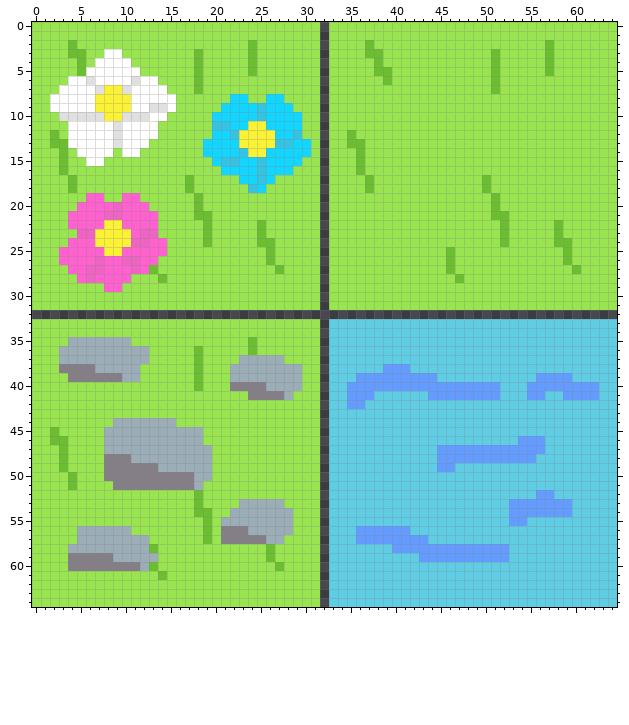
Pixel-art file -- Textures/Base.aseprite. This is how it looked before the edit.
65x65 pixels, 1 frame.
Once edited:
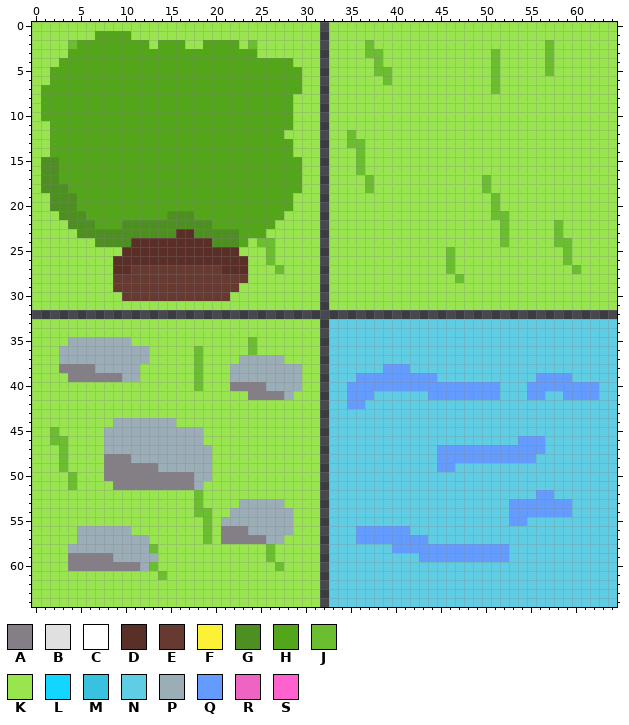
Palette (. is transparent): A #847e87  B #e0e0e0  C #ffffff  D #592f27  E #663931  F #fbf236  G #4e8f21  H #53a61a  J #6abe30  K #99e550  L #12d6ff  M #37c2e0  N #5fcde4  P #9badb7  Q #639bff  R #ed64c2  S #ff62ce
From old to new:
layer "Layer 3" added
Changed rows in their new state; - is an unchanged pixel.
Layers "Layer 1", "Layer 3":
first column x 1:
 1 ------HHHH--------------------
 2 ----HHHHHHHH-HHH--HHHH--------
 3 ---HHHHHHHHHHHHHHHHHHHHH------
 4 --HHHHHHHHHHHHHHHHHHHHHHHHHH--
 5 -HHHHHHHHHHHHHHHHHHHHHHHHHHHH-
 6 -HHHHHHHHHHHHHHHHHHHHHHHHHHHH-
 7 HHHHHHHHHHHHHHHHHHHHHHHHHHHHH-
 8 HHHHHHHHHHHHHHHHHHHHHHHHHHHH--
 9 HHHHHHHHHHHHHHHHHHHHHHHHHHHH--
10 HHHHHHHHHHHHHHHHHHHHHHHHHHHHK-
11 -HHHHHHHHHHHHHHHHHHHHHHHHHHHK-
12 -HHHHHHHHHHHHHHHHHHHHHHHHHHKK-
13 -HHHHHHHHHHHHHHHHHHHHHHHHHHHKK
14 -HHHHHHHHHHHHHHHHHHHHHHHHHHHKK
15 GGHHHHHHHHHHHHHHHHHHHHHHHHHHH-
16 GGHHHHHHHHHHHHHHHHHHHHHHHHHHH-
17 GGHHHHHHHHHHHHHHHHHHHHHHHHHHH-
18 GGGHHHHHHHHHHHHHHHHHHHHHHHHHH-
19 -GGGHHHHHHHHHHHHHHHHHHHHHHHH--
20 -GGGHHHHHHHHHHHHHHHHHHHHHHHH--
21 --GGGHHHHHHHHHGGGHHHHHHHHHH---
22 ---GGGHHHGGGGGGGGGGHHHHHHH----
23 ----GGGGGGGGGGGDDGGGGGHHH-----
24 ---KKKGGGGDDDDDDDDDGGGH-------
25 --KKKKKKKDDDDDDDDDDDDD--------
26 --KKKKKKDDDDDDDDDDDDDDD-------
27 ---KKKKKDDEEEEEEEEEEDDD-------
28 ----KKKKEEEEEEEEEEEEEEE-------
29 -------KEEEEEEEEEEEEEE--------
30 ---------EEEEEEEEEEEE---------
Boxes around the changes in both pictures, in picture pixels (x1, y1, x2, y2):
changed: (41, 31, 311, 301)
